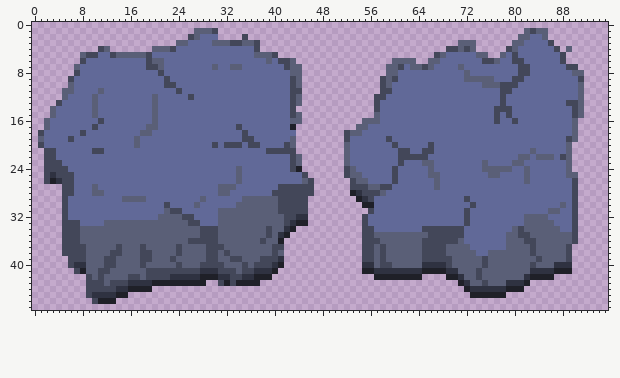
Sprite sheet, stored at assets/_data/images/mountains.png. Above: the version before the commit.
The file is 96x48 pixels.
The same view after the edit:
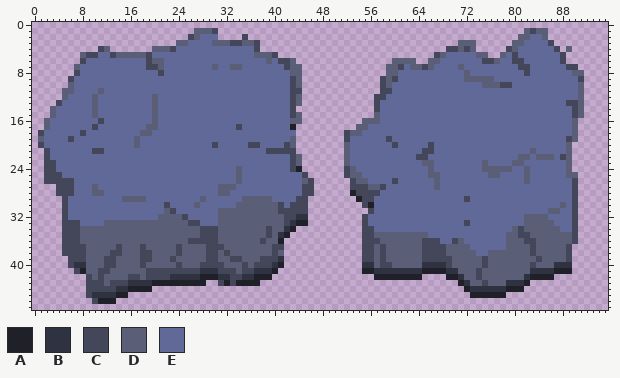
Palette (. is transparent): A #1f2028  B #2f3241  C #434759  D #5a5f77  E #616998
From the commit log: add different sprites for various mountain types
From old to new:
y 8: x 81 C -> E
y 9: x 22 C -> E; x 80..81 CC -> EE
y 10: x 22..23 CC -> EE; x 80 C -> E
y 11: x 24 C -> E; x 78..79 CC -> EE
y 12: x 26 C -> E; x 78 C -> E
y 13: x 78 C -> E
y 14: x 77..79 CCC -> EEE
y 15: x 77 C -> E; x 79 C -> E
y 16: x 77 C -> E; x 80 C -> E
y 18: x 35 C -> E
y 19: x 35..36 CC -> EE
y 20: x 32..34 CCC -> EEE
y 21: x 3 C -> E; x 61..62 CC -> EE
y 22: x 3 C -> E; x 61..63 CCC -> EEE
y 23: x 4 C -> E; x 61 C -> E
y 24: x 4..5 CC -> EE; x 60 C -> E
y 25: x 3 B -> C; x 5..6 CC -> EE; x 60 C -> E
y 26: x 3..4 AB -> CC
y 27: x 4 . -> C; x 41..44 CCCC -> EEEE; x 59 C -> E
y 28: x 4 . -> C; x 40..44 CCCCC -> EEEEE; x 54 B -> C; x 58 D -> E
y 29: x 40..43 DCCC -> EEEE; x 55 B -> C
y 30: x 42 C -> E; x 55 A -> C; x 73 C -> E
y 31: x 24 C -> E; x 72 C -> E
y 32: x 26 C -> E; x 72 C -> E
y 34: x 65..71 CCCCCCC -> EEEEEEE
y 35: x 66..71 CCCCCC -> EEEEEE
y 36: x 68..69 CC -> EE
Changed places in both pictures, as pixel boxes (x1, y1, x2, y2):
changed: (494, 70, 524, 124)
changed: (164, 76, 194, 100)
changed: (224, 130, 254, 148)
changed: (50, 148, 74, 196)
changed: (356, 148, 416, 208)
changed: (272, 184, 302, 208)
changed: (422, 202, 476, 244)
changed: (176, 208, 194, 220)
